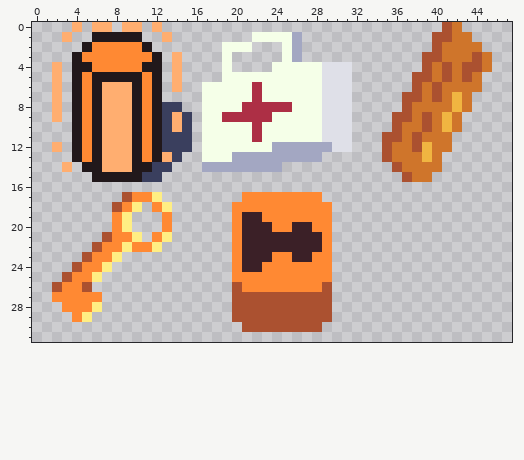
Two versions of one pixel-art sprite, resources/tilemap/propts.png. This is how it looked before the edit.
The file is 48x32 pixels.
And afterwards:
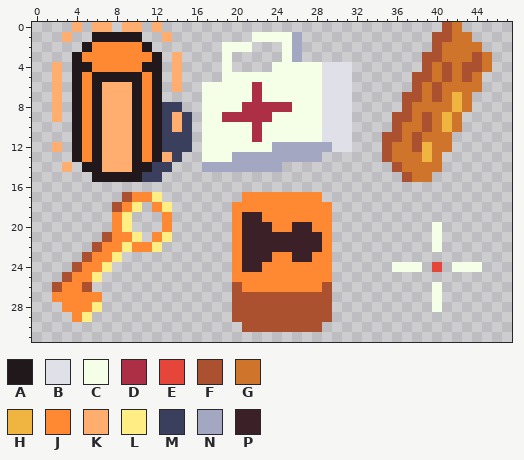
Palette (. is transparent): A #21181b  B #dfe0e8  C #f5ffe8  D #ad2f45  E #e64539  F #ab5130  G #cf752b  H #f0b541  J #ff8933  K #ffae70  L #ffee83  M #3a3f5e  N #a3a7c2  P #3b2027
What changed:
The author put colour C in rows 20 to 22 at x 40; in row 24 at x 36 to 38 and 42 to 44; in rows 26 to 28 at x 40.
The author put colour E in row 24 at x 40.
